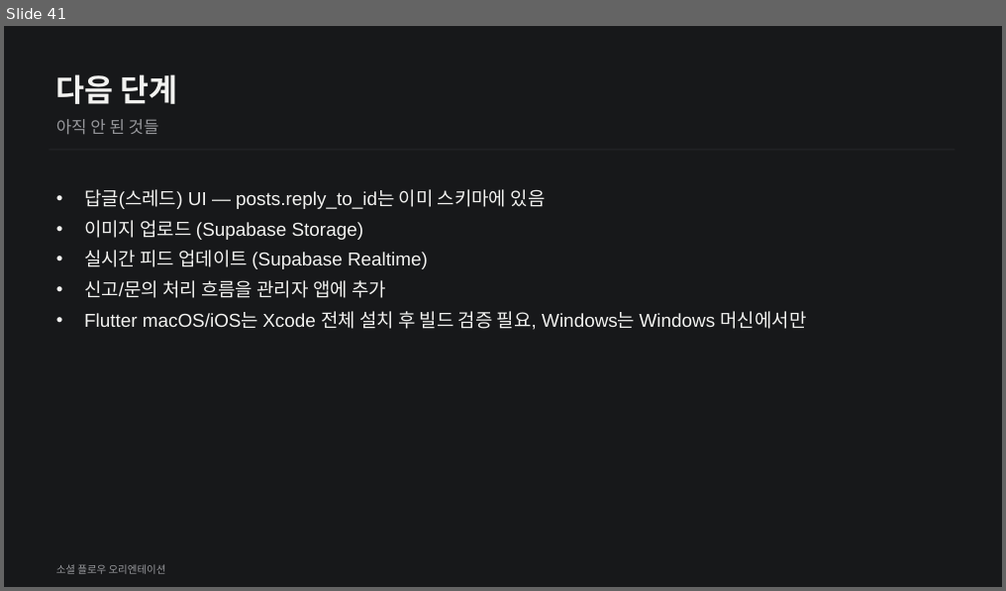
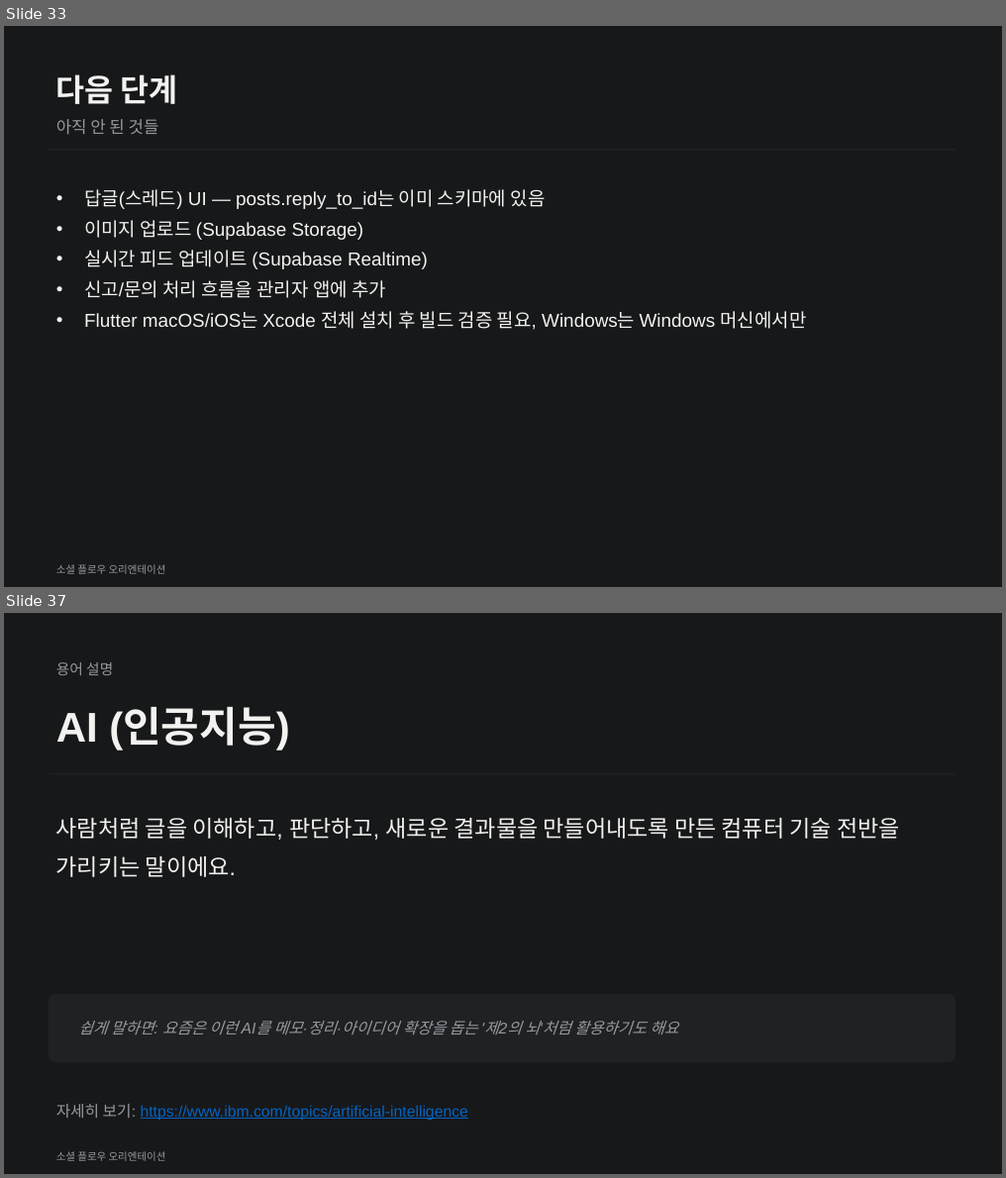
Before and after one commit to white100s/social_flow, a slide deck: docs/social-flow-orientation.pptx. Shown one above the other, each under a label of ours: slide 41 before the commit, slides 33 and 37 after it; the slides between them are not shown. The pictures are 1006x591 and 1006x1178 pixels, drawn with LibreOffice and Linux fonts; fonts in the diff are those of the drawing. Boxes give left, top, right and bottom in pixels: in the first picture for what was removed or moved away, otherwise in the second. Text is boxed around its words. In the diff, an @@ line names an element or a change of style, - is before the commit and + after.

```diff
--- a/docs/social-flow-orientation.pptx
+++ b/docs/social-flow-orientation.pptx
@@ slide 37 added at (4,613,1002,1174), background #17181A @@
@@ text added at (56,663,113,675), 14 pt, text #98999D @@
+용어 설명
@@ text added at (56,708,289,750), 40 pt, text #F2F2F0, bold @@
+AI (인공지능)
@@ line added from (49, 774) to (954, 774), #202124 1.5 pt @@
@@ text added at (56,818,900,877), 22 pt, text #F2F2F0 @@
+사람처럼 글을 이해하고, 판단하고, 새로운 결과물을 만들어내도록 만든 컴퓨터 기술 전반을 가리키는 말이에요.
@@ rounded rectangle added at (49,995,954,1062), fill #202124, outline #202124 1 pt @@
@@ text added at (78,1021,678,1035), 15 pt, text #98999D, italic @@
+쉽게 말하면: 요즘은 이런 AI를 메모·정리·아이디어 확장을 돕는 '제2의 뇌'처럼 활용하기도 해요
@@ text added at (56,1104,468,1121), 15 pt, text #0563C1, underline @@
+자세히 보기: https://www.ibm.com/topics/artificial-intelligence
@@ text added at (56,1152,166,1161), 10 pt, text #98999D @@
+소셜 플로우 오리엔테이션
@@ what was slide 41 is now slide 33 @@
```
Also in this commit, not shown: 2 slides changed, 19 other slides added, 2 other files.
